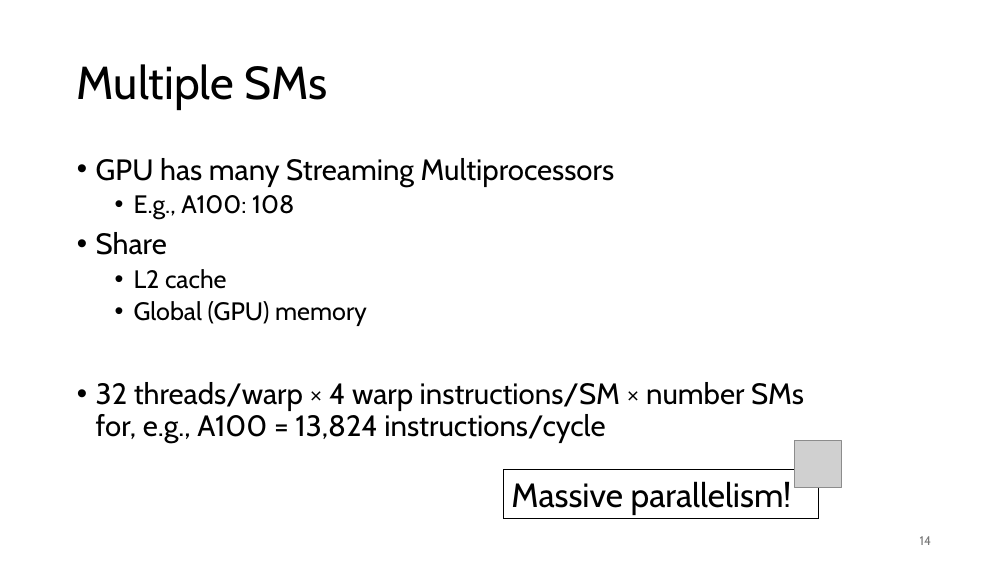
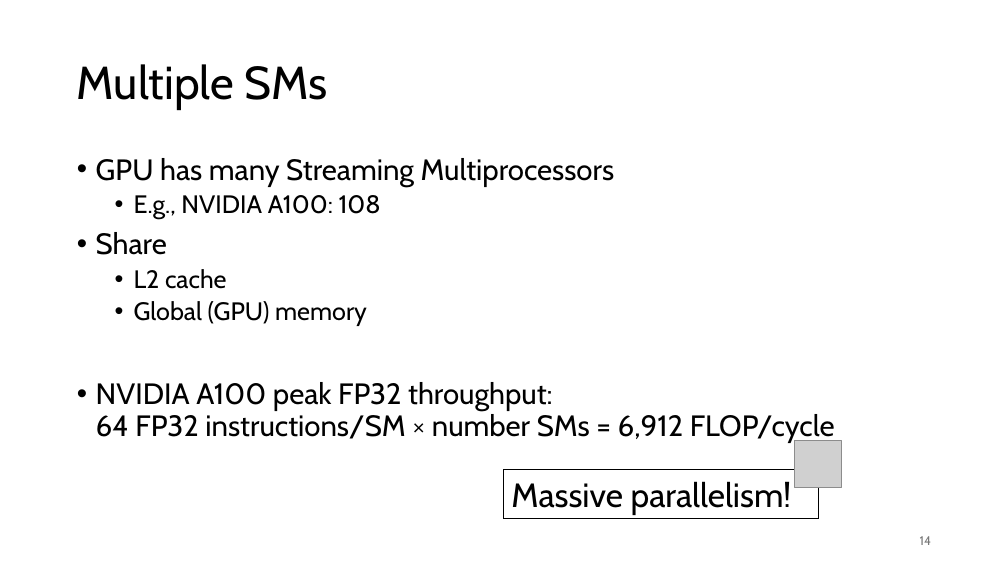
Before and after one commit to gjbex/GPU-programming, a slide deck: slide 14 of gpu_programming.pptx. Drawn at 1008x567 pixels with LibreOffice and Linux fonts; fonts in the diff are those of the drawing; grey boxes stand for pictures. Boxes give left, top, right and bottom in pixels: in the first picture for what was removed or moved away, otherwise in the second. Text is boxed around its words. In the diff, an @@ line names an element or a change of style, - is before the commit and + after.

Commit message:
Fix slide 14
* Although SM has 4 schedulers, FP32 pipeline can execute at most 64 FP32 instructions/cycle

```diff
--- a/gpu_programming.pptx
+++ b/gpu_programming.pptx
@@ text at <box>134,195,381,219</box>: text changed @@
-  • E.g., A100: 108
+  • E.g., NVIDIA A100: 108
@@ text at <box>96,382,835,443</box>: text changed @@
-• 32 threads/warp × 4 warp instructions/SM × number SMs
-  for, e.g., A100 = 13,824 instructions/cycle
+• NVIDIA A100 peak FP32 throughput:
+  64 FP32 instructions/SM × number SMs = 6,912 FLOP/cycle
```
